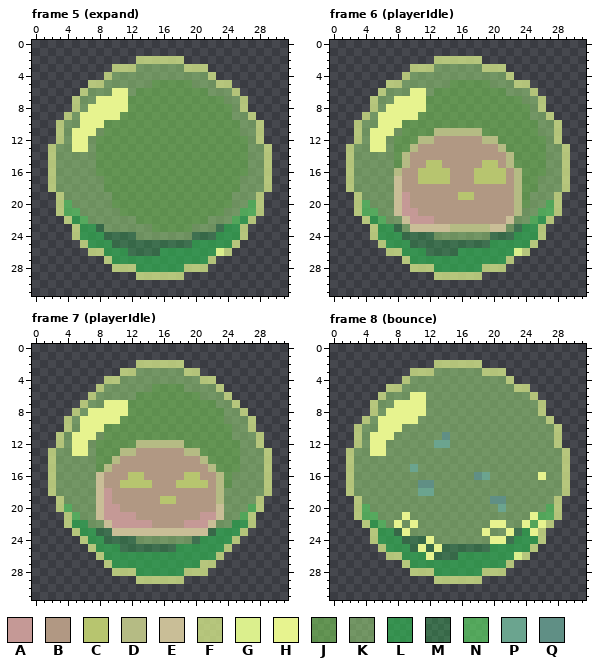
Two states of a pixel-art file, Assets/Art/Grapples/bubble.aseprite. Above, as it was before the edit.
32x32 pixels, 26 frames. Shown: frame 5 (expand), frame 6 (playerIdle), frame 7 (playerIdle), frame 8 (bounce). The commit also changed other frames, which this record leaves out.
Visible layers, top first: "highlights", "bubble" opacity 75%, "face slime", "outline slime", "jelly slime", "pebble", "core slime".
Palette (. is transparent): A #c59996  B #b19883  C #b7c56f  D #b5bb84  E #c9be97  F #dbef8dc0  G #dbef8d  H #e7f38f  J #7fdc5a85  K #a1e67c7e  L #30c1549f  M #30c15454  N #5ccf64b7  P #6ba48f  Q #608f85
Pixels before, frame 5 (expand), first column x 2:
 2 ...........FFFFFF...........
 3 ........FFFKKKKKKFFF........
 4 .......FKKKKKKKKKKKKF.......
 5 .....FFKKKKKKJJJJJKKKFF.....
 6 ....FKKKHHKJJJJJJJJJKKKF....
 7 ...FKKHHHHJJJJJJJJJJJJKKF...
 8 ...FKHHHHHJJJJJJJJJJJJJKF...
 9 ..FKHHHHHJJJJJJJJJJJJJJKKF..
10 .FKKHHHJJJJJJJJJJJJJJJJJKKF.
11 .FKHHHKJJJJJJJJJJJJJJJJJKKF.
12 .FKHHKJJJJJJJJJJJJJJJJJJJKF.
13 FKKHHKJJJJJJJJJJJJJJJJJJJKKF
14 FKKKKKJJJJJJJJJJJJJJJJJJJKKF
15 FKKKKKJJJJJJJJJJJJJJJJJJJKKF
16 FKKKKKJJJJJJJJJJJJJJJJJJJKKF
17 FKKKKKKJJJJJJJJJJJJJJJJJKKKF
18 FKKKKKKJJJJJJJJJJJJJJJJJKKKF
19 .FKKKKKKJJJJJJJJJJJJJJJKKKF.
20 .FNKKKKKJJJJJJJJJJJJJJJKKNF.
21 .FNNKKKKKJJJJJJJJJJJJJKKNNF.
22 ..FLNKKKKKKJJJJJJJJJKKKNLF..
23 ...FLLMKKKKKKJJJJJKKKMLLF...
24 ...FLLLMMMMKKKKKKKMMMLLLF...
25 ....FLLLMMMMMMMMMMLLLLLF....
26 .....FFLLLMMMMLLLLLLLGF.....
27 .......FLLLLLLLLLLLLF.......
28 ........FFFLLLLLLFFF........
29 ...........FFFFFF...........
Pixels before, frame 6 (playerIdle), first column x 2:
 2 ...........FFFFFF...........
 3 ........FFFKKKKKKFFF........
 4 .......FKKKKKKKKKKKKF.......
 5 .....FFKKKKKKJJJJJKKKFF.....
 6 ....FKKKHHKJJJJJJJJJKKKF....
 7 ...FKKHHHHJJJJJJJJJJJJKKF...
 8 ...FKHHHHHJJJJJJJJJJJJJKF...
 9 ..FKHHHHHJJJJJJJJJJJJJJKKF..
10 .FKKHHHJJJJJJJJJJJJJJJJJKKF.
11 .FKHHHKJJJJDDDDDDJJJJJJJKKF.
12 .FKHHKJJJDDBBBBBBDDJJJJJJKF.
13 FKKHHKJJDBBBBBBBBBBDJJJJJKKF
14 FKKKKKJDBBBBBBBBBBBBDJJJJKKF
15 FKKKKKJDBBCCBBBBBCCBDJJJJKKF
16 FKKKKKDBBCCCCBBBCCCCBDJJJKKF
17 FKKKKKEBBCCCCBBBCCCCBDJJKKKF
18 FKKKKKEBBBBBBBBBBBBBBDJJKKKF
19 .FKKKKEABBBBBBCCBBBBBDJKKKF.
20 .FNKKKEABBBBBBBBBBBBBDJKKNF.
21 .FNNKKEAABBBBBBBBBBBBDKKNNF.
22 ..FLNKKEAAABBBBBBBBBEKKNLF..
23 ...FLLMKEEEEEDDDDDEEKMLLF...
24 ...FLLLMMMMKKKKKKKMMMLLLF...
25 ....FLLLMMMMMMMMMMLLLLLF....
26 .....FFLLLMMMMLLLLLLLGF.....
27 .......FLLLLLLLLLLLLF.......
28 ........FFFLLLLLLFFF........
29 ...........FFFFFF...........
Pixels before, frame 7 (playerIdle), first column x 2:
 2 ...........FFFFFF...........
 3 .........FFKKKKKKFF.........
 4 .......FFKKKKKKKKKKFF.......
 5 ......FKKKKKKJJJJKKKKF......
 6 .....FKKKKKJJJJJJJJKKKF.....
 7 ....FKKHHHJJJJJJJJJJJKKF....
 8 ...FKHHHHHJJJJJJJJJJJJKKF...
 9 ..FKHHHHHJJJJJJJJJJJJJKKKF..
10 ..FKHHHJJJJJJJJJJJJJJJJKKF..
11 .FKHHHKJJJJJJJJJJJJJJJJKKKF.
12 .FKHHKJJJJJDDDDDDJJJJJJJKKF.
13 FKKHHKJJJDDBBBBBBDDJJJJJKKKF
14 FKKKKKJJDBBBBBBBBBBDJJJJKKKF
15 FKKKKKJDBBBBBBBBBBBBDJJJKKKF
16 FKKKKKEBBBCCBBBBBCCBBDJKKKKF
17 FKKKKKEBBCCCCBBBCCCCBDJKKKKF
18 FKKKKKEABBBBBBBBBBBBBDKKKKKF
19 .FKKKKEABBBBBBCCBBBBBDKKKKF.
20 .FNKKKEAABBBBBBBBBBBBEKKKNF.
21 ..FNKKEAAAABBBBBBBBAAEKKNF..
22 ..FLLKKEAAAAABBBBAAAEKKLLF..
23 ...FLLMMEEEEEEEEEEEEMLLLF...
24 ....FLLMMMMKKKKKKKMLLLLF....
25 .....FLLLMMMMMMMLLLLLLF.....
26 ......FLLLLLLLLLLLLLLF......
27 .......FLLLLLLLLLLLFF.......
28 ........FFFLLLLLLFFF........
29 ...........FFFFFF...........
Pixels before, frame 8 (bounce), first column x 2:
 2 ...........FFFFFF...........
 3 ........FFFKKKKKKFFF........
 4 .......FKKKKKKKKKKKKF.......
 5 .....FFKKKKKKKKKKKKKKFF.....
 6 ....FKKKHHKKKKKKKKKKKKKF....
 7 ...FKKHHHHKKKKKKKKKKKKKKF...
 8 ...FKHHHHHKKKKKKKKKKKKKKF...
 9 ..FKHHHHHKKKKKKKKKKKKKKKKF..
10 .FKKHHHKKKKKKKKKKKKKKKKKKKF.
11 .FKHHHKKKKKKQKKKKKKKKKKKKKF.
12 .FKHHKKKKKKPPKKKKKKKKKKKKKF.
13 FKKHHKKKKKKKKKKKKKKKKKKKKKKF
14 FKKKKKKKKKKKKKKKKKKKKKKKKKKF
15 FKKKKKKKPKKKKKKKKKKKKKKKKKKF
16 FKKKKKKKKKKKKKKKQPKKKKKKHKKF
17 FKKKKKKKKQQKKKKKKKKKKKKKKKKF
18 FKKKKKKKKPPKKKKKKKKKKKKKKKKF
19 .FKKKKKKKKKKKKKKKKQQKKKKKKF.
20 .FNKKKKKKKKKKKKKKKKPKKKKKNF.
21 .FNNKKKHKKKKKKKKKKKKKKKHNNF.
22 ..FLNKHKHKKKKKKKKKHHKKHNHF..
23 ...FLLMHKKKKKKKKKHKKHMLHF...
24 ...FLLLMMMHKKKKKKKHHMLLLF...
25 ....FLLLMHMHMMMMMMLLLLLF....
26 .....FFLLLHMMMLLLLLLLGF.....
27 .......FLLLLLLLLLLLLF.......
28 ........FFFLLLLLLFFF........
29 ...........FFFFFF...........
After:
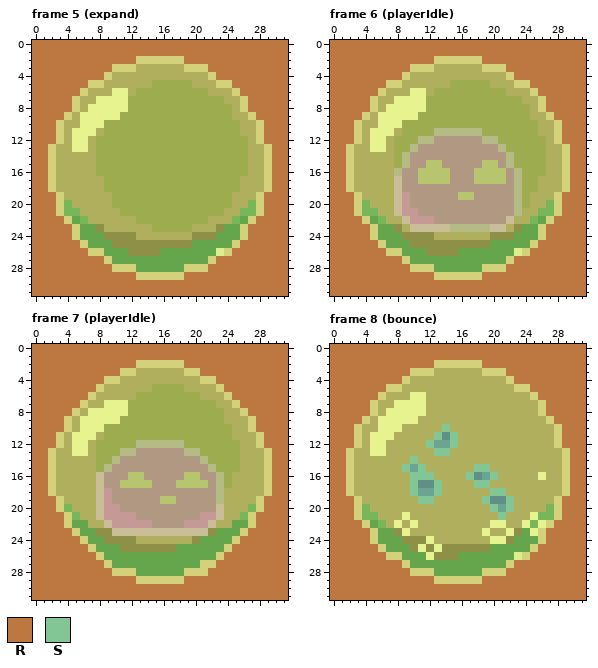
Colours new in this view: R #bc7840  S #83c695
From the commit log: added outline to pebbles
Difference:
layer "BG" now shown
colour F: #dbef8dc0 -> #d3d27a
colour J: #7fdc5a85 -> #9cac4e
colour K: #a1e67c7e -> #afaf5e
colour L: #30c1549f -> #65a64c
colour M: #30c15454 -> #8e9047
colour N: #5ccf64b7 -> #77b759
Changed rows in their new state; - is a pixel that keeps its letter.
Frame 5 (expand), layer "BG":
first column x 0:
 0 RRRRRRRRRRRRRRRRRRRRRRRRRRRRRRRR
 1 RRRRRRRRRRRRRRRRRRRRRRRRRRRRRRRR
 2 RRRRRRRRRRRRR------RRRRRRRRRRRRR
 3 RRRRRRRRRR------------RRRRRRRRRR
 4 RRRRRRRRR--------------RRRRRRRRR
 5 RRRRRRR------------------RRRRRRR
 6 RRRRRR--------------------RRRRRR
 7 RRRRR----------------------RRRRR
 8 RRRRR----------------------RRRRR
 9 RRRR------------------------RRRR
10 RRR--------------------------RRR
11 RRR--------------------------RRR
12 RRR--------------------------RRR
13 RR----------------------------RR
14 RR----------------------------RR
15 RR----------------------------RR
16 RR----------------------------RR
17 RR----------------------------RR
18 RR----------------------------RR
19 RRR--------------------------RRR
20 RRR--------------------------RRR
21 RRR--------------------------RRR
22 RRRR------------------------RRRR
23 RRRRR----------------------RRRRR
24 RRRRR----------------------RRRRR
25 RRRRRR--------------------RRRRRR
26 RRRRRRR------------------RRRRRRR
27 RRRRRRRRR--------------RRRRRRRRR
28 RRRRRRRRRR------------RRRRRRRRRR
29 RRRRRRRRRRRRR------RRRRRRRRRRRRR
30 RRRRRRRRRRRRRRRRRRRRRRRRRRRRRRRR
31 RRRRRRRRRRRRRRRRRRRRRRRRRRRRRRRR
Frame 6 (playerIdle), layer "BG": the same change as frame 5 (expand)
Frame 7 (playerIdle), layer "BG":
first column x 0:
 0 RRRRRRRRRRRRRRRRRRRRRRRRRRRRRRRR
 1 RRRRRRRRRRRRRRRRRRRRRRRRRRRRRRRR
 2 RRRRRRRRRRRRR------RRRRRRRRRRRRR
 3 RRRRRRRRRRR----------RRRRRRRRRRR
 4 RRRRRRRRR--------------RRRRRRRRR
 5 RRRRRRRR----------------RRRRRRRR
 6 RRRRRRR------------------RRRRRRR
 7 RRRRRR--------------------RRRRRR
 8 RRRRR----------------------RRRRR
 9 RRRR------------------------RRRR
10 RRRR------------------------RRRR
11 RRR--------------------------RRR
12 RRR--------------------------RRR
13 RR----------------------------RR
14 RR----------------------------RR
15 RR----------------------------RR
16 RR----------------------------RR
17 RR----------------------------RR
18 RR----------------------------RR
19 RRR--------------------------RRR
20 RRR--------------------------RRR
21 RRRR------------------------RRRR
22 RRRR------------------------RRRR
23 RRRRR----------------------RRRRR
24 RRRRRR--------------------RRRRRR
25 RRRRRRR------------------RRRRRRR
26 RRRRRRRR----------------RRRRRRRR
27 RRRRRRRRR--------------RRRRRRRRR
28 RRRRRRRRRR------------RRRRRRRRRR
29 RRRRRRRRRRRRR------RRRRRRRRRRRRR
30 RRRRRRRRRRRRRRRRRRRRRRRRRRRRRRRR
31 RRRRRRRRRRRRRRRRRRRRRRRRRRRRRRRR
Frame 8 (bounce), layers "pebble", "BG":
first column x 0:
 0 RRRRRRRRRRRRRRRRRRRRRRRRRRRRRRRR
 1 RRRRRRRRRRRRRRRRRRRRRRRRRRRRRRRR
 2 RRRRRRRRRRRRR------RRRRRRRRRRRRR
 3 RRRRRRRRRR------------RRRRRRRRRR
 4 RRRRRRRRR--------------RRRRRRRRR
 5 RRRRRRR------------------RRRRRRR
 6 RRRRRR--------------------RRRRRR
 7 RRRRR----------------------RRRRR
 8 RRRRR----------------------RRRRR
 9 RRRR------------------------RRRR
10 RRR-----------S--------------RRR
11 RRR----------S-S-------------RRR
12 RRR---------S--S-------------RRR
13 RR-----------SS---------------RR
14 RR--------S-------------------RR
15 RR-------S-S------SS----------RR
16 RR--------SSS----S--S---------RR
17 RR--------S--S----SS----------RR
18 RR--------S--S------SS--------RR
19 RRR--------SS------S--S------RRR
20 RRR-----------------S-S------RRR
21 RRR------------------S-------RRR
22 RRRR------------------------RRRR
23 RRRRR----------------------RRRRR
24 RRRRR----------------------RRRRR
25 RRRRRR--------------------RRRRRR
26 RRRRRRR------------------RRRRRRR
27 RRRRRRRRR--------------RRRRRRRRR
28 RRRRRRRRRR------------RRRRRRRRRR
29 RRRRRRRRRRRRR------RRRRRRRRRRRRR
30 RRRRRRRRRRRRRRRRRRRRRRRRRRRRRRRR
31 RRRRRRRRRRRRRRRRRRRRRRRRRRRRRRRR
Pixel boxes of the changes (left, top, right, bottom) in both pictures:
changed: (32, 40, 288, 296)
changed: (330, 40, 586, 296)
changed: (32, 344, 288, 600)
changed: (330, 344, 586, 600)
